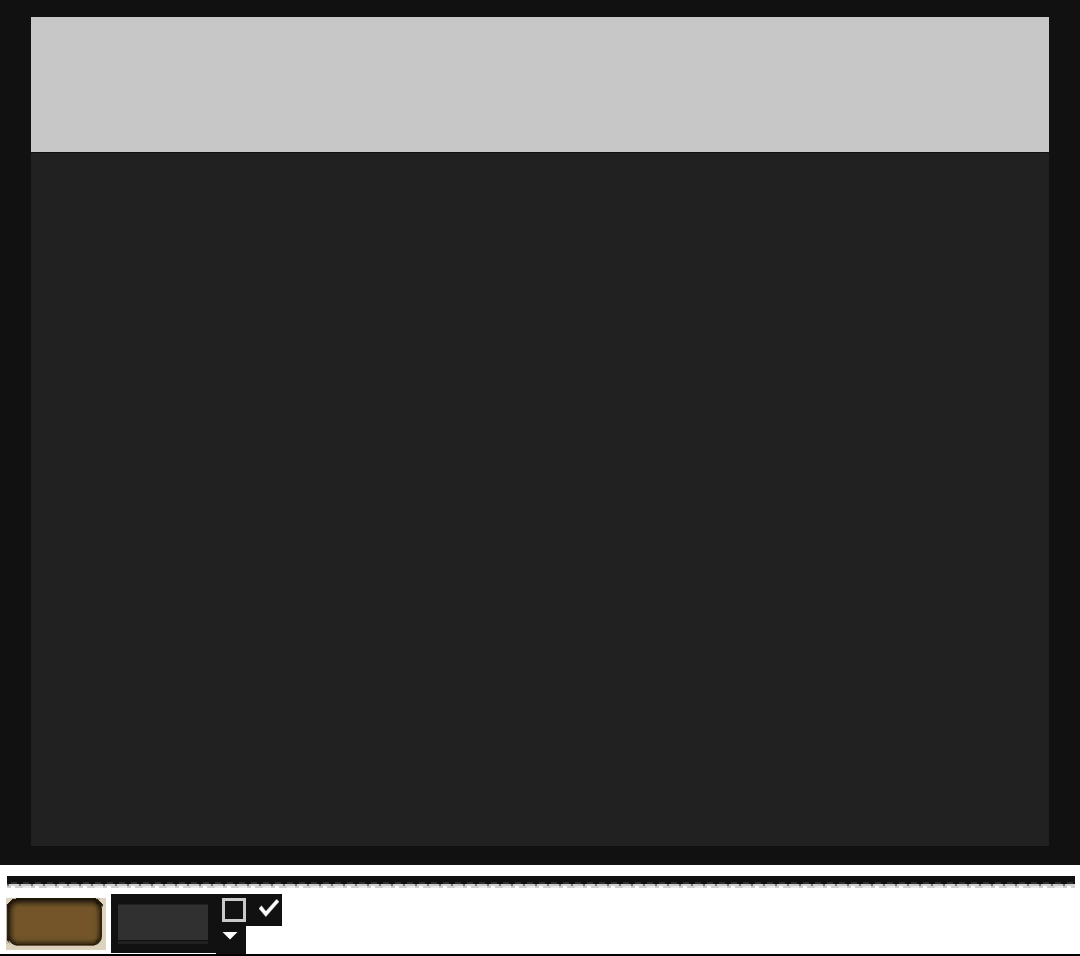
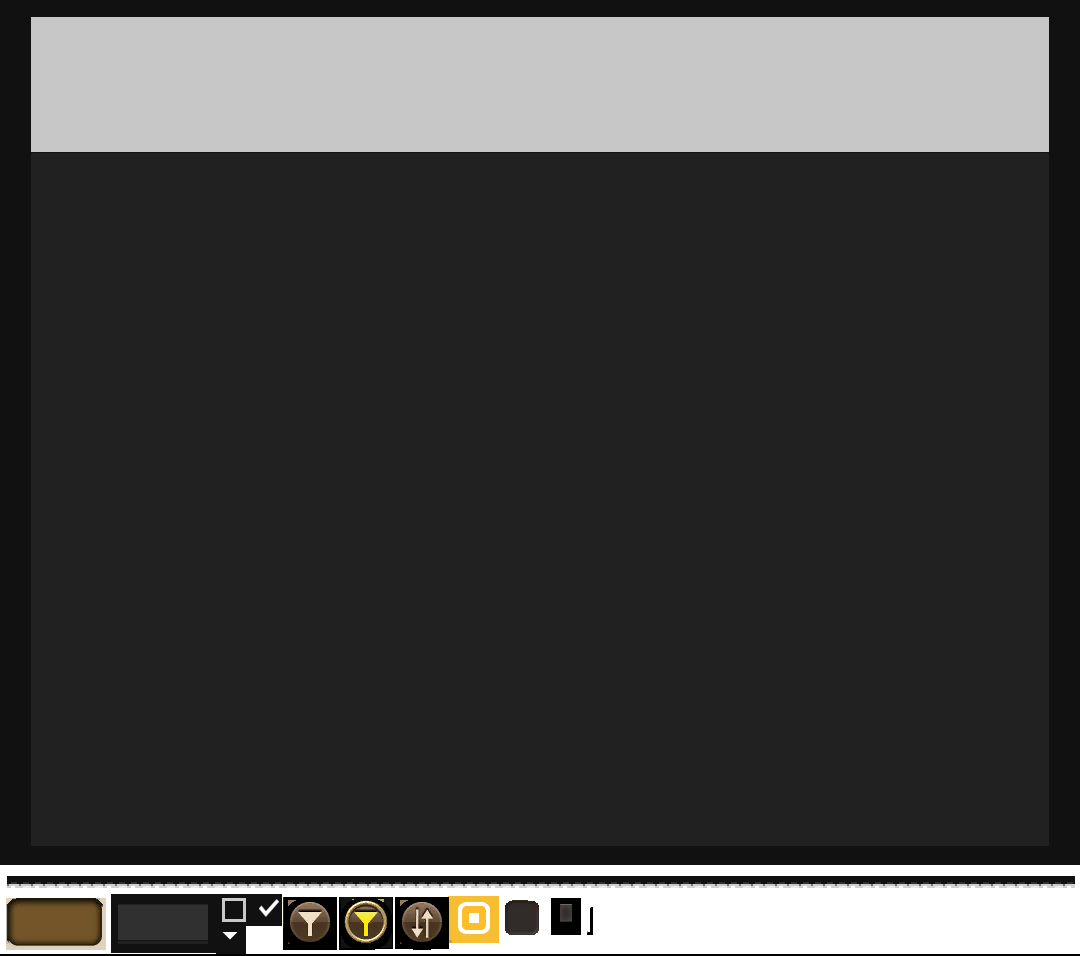
Before/after of a 1080px x 956px layered artwork. What changed in the layer stack:
painted on "Background" over left=280, top=896, right=593, bottom=950
